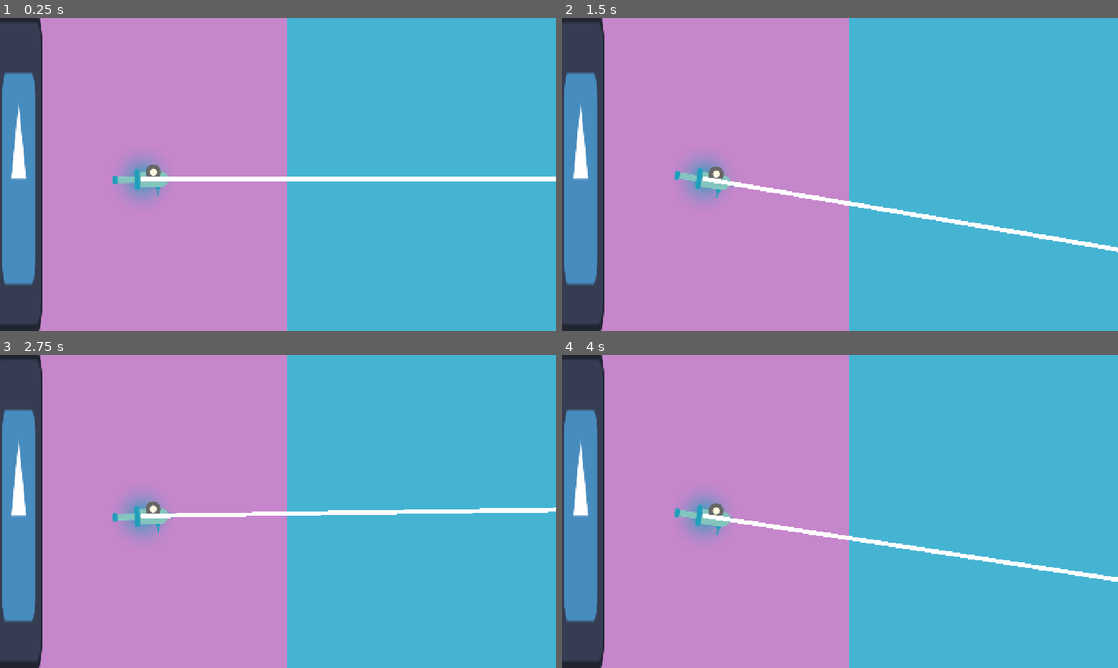
Above: before the commit, frames 1-4 (two rows, left to right).
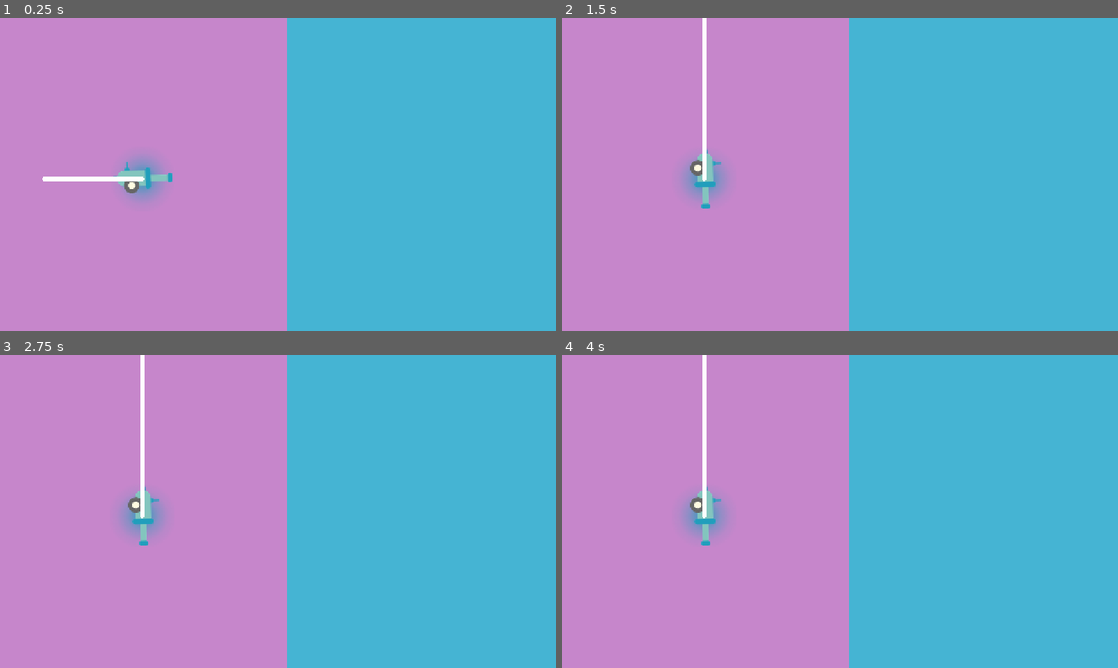
Above: after the commit, the same moments.

Repository: ChromalescenceLabs/Dear-Ana-Mosyne
Game: Godot game, scene res://Scenes/memory_collection_scene.tscn
Two runs of this game, one before a commit and one after it. Both use one fixed random seed, a clock stepped at 60 frames per second and the inputs below. The project has no main scene, so this scene is started directly. The engine's default icon, where the game draws it, is replaced by a stand-in: a white triangle on a blue panel in a dark square.
Inputs (mouse positions are in pixels of both pictures, inside the frame that each line leads up to):
- Up to frame 1 (0.25 s): no input
- Up to frame 2 (1.5 s): tap Enter at 0.5 s; move the mouse to (962, 158) at 0.52 s; press the mouse at (962, 158) at 0.53 s; hold Right 0.53-1.28 s; move the mouse to (728, 190) at 1.27 s; release the mouse at (728, 190) at 1.28 s; hold Down from 1.28 s (still down); tap Alt at 1.35 s; click (728, 190) at 1.42 s
- Up to frame 3 (2.75 s): tap Space at 2 s; move the mouse to (333, 442) at 2.02 s; release Down at 2.03 s; hold Right from 2.03 s (still down); tap Shift at 2.1 s; click (333, 442) at 2.17 s
- Up to frame 4 (4 s): tap Enter at 2.75 s; move the mouse to (812, 574) at 2.77 s; release Right at 2.78 s; hold Up 2.78-3.53 s; click (812, 574) at 2.85 s; tap Space at 3.5 s; move the mouse to (1006, 558) at 3.52 s; hold Left from 3.53 s (still down); tap Alt at 3.6 s; click (1006, 558) at 3.67 s

The runs differ from the first frame. In frame 1, 9.4% of the frame differs, in the area x 0-100%, y 0-100%; in frame 2, 9.6%; in frame 3, 9.6%; in frame 4, 9.6%.

Commit message:
feat: add rotation limits to cannon

Diff:
--- a/Scenes/memory_collection_scene.tscn
+++ b/Scenes/memory_collection_scene.tscn
@@ -38,6 +38,7 @@
 
 [node name="Cannon" parent="." unique_id=768458813 instance=ExtResource("1_gxdbn")]
 position = Vector2(328, 370)
+rotation = -3.1415927
 
 [node name="Boundaries" type="Node2D" parent="." unique_id=1801543114]
 
@@ -49,6 +50,7 @@
 shape = SubResource("RectangleShape2D_cuu35")
 
 [node name="Sprite2D" type="Sprite2D" parent="StaticBody2D" unique_id=1942388795]
+visible = false
 position = Vector2(43, 358)
 scale = Vector2(0.859375, 5.78125)
 texture = ExtResource("2_0g6pj")
--- a/Scripts/cannon.gd
+++ b/Scripts/cannon.gd
@@ -13,8 +13,14 @@
 	look_at_mouse()
 
 func look_at_mouse() -> void:
+	print(rotation_degrees)
 	mouse_pos = get_local_mouse_position()
 	rotation += mouse_pos.angle() * 0.1
+	if (rotation_degrees > -90.0) or (rotation_degrees < -270.0):
+		var rot_n = abs(rotation_degrees - -90.0)
+		var rot_t = abs(rotation_degrees - -270.0)
+		if rot_n > rot_t: rotation_degrees = -270
+		elif rot_n < rot_t: rotation_degrees = -90
 
 func aim() -> void:
 	set_process(true)
